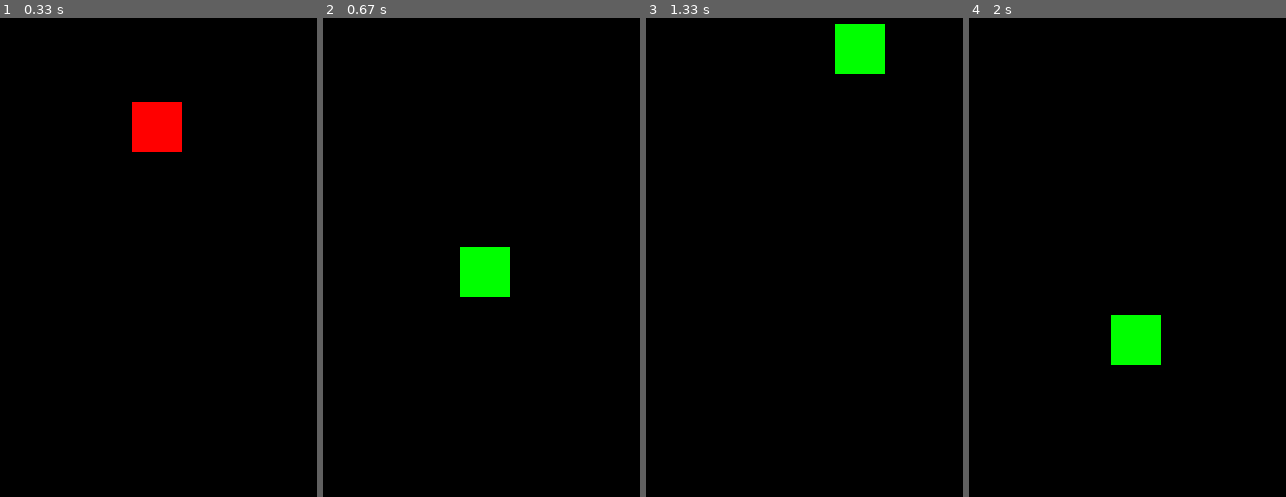
Above: before the commit, frames 1-4 (left to right).
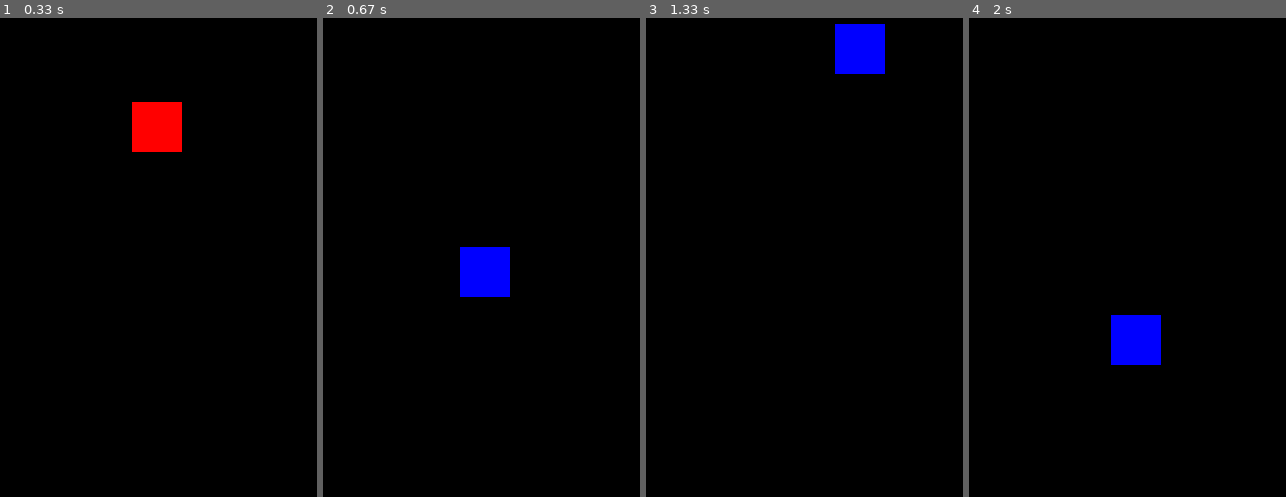
Above: after the commit, the same moments.

Repository: jamad/jamad.github.io
Game: pygame game, started from wasm/2023-12-19-swipe_action/main.py
The game is run twice, just before and just after one commit, with the same random seed, the same clock (stepped at 60 frames per second) and the same inputs.
Inputs (mouse positions are in pixels of both pictures, inside the frame that each line leads up to):
- Up to frame 1 (0.33 s): no input
- Up to frame 2 (0.67 s): click (459, 247) at 0.38 s
- Up to frame 3 (1.33 s): click (696, 252) at 0.72 s; click (836, 22) at 1.05 s
- Up to frame 4 (2 s): click (1111, 32) at 1.38 s; click (1111, 314) at 1.72 s

Frame 1 is identical in both runs. In frame 2, 1.6% of the frame differs, in the area x 43-59%, y 47-59%; in frame 3, 1.6%; in frame 4, 1.6%.

Commit message:
changed color to see update

Diff:
--- a/wasm/2023-12-19-swipe_action/mygame.py
+++ b/wasm/2023-12-19-swipe_action/mygame.py
@@ -21,7 +21,7 @@
             player_pos = pygame.mouse.get_pos()# changed for the position to draw
             greencolor= not greencolor
 
-    player.fill((255-255*greencolor,255*greencolor,0))
+    player.fill((255-255*greencolor,0,255*greencolor))
 
     myscreen.fill((0, 0, 0))
     myscreen.blit(player, player_pos)
Not shown, changed: wasm/2023-12-19-swipe_action/2023-12-19-swipe_action.apk
